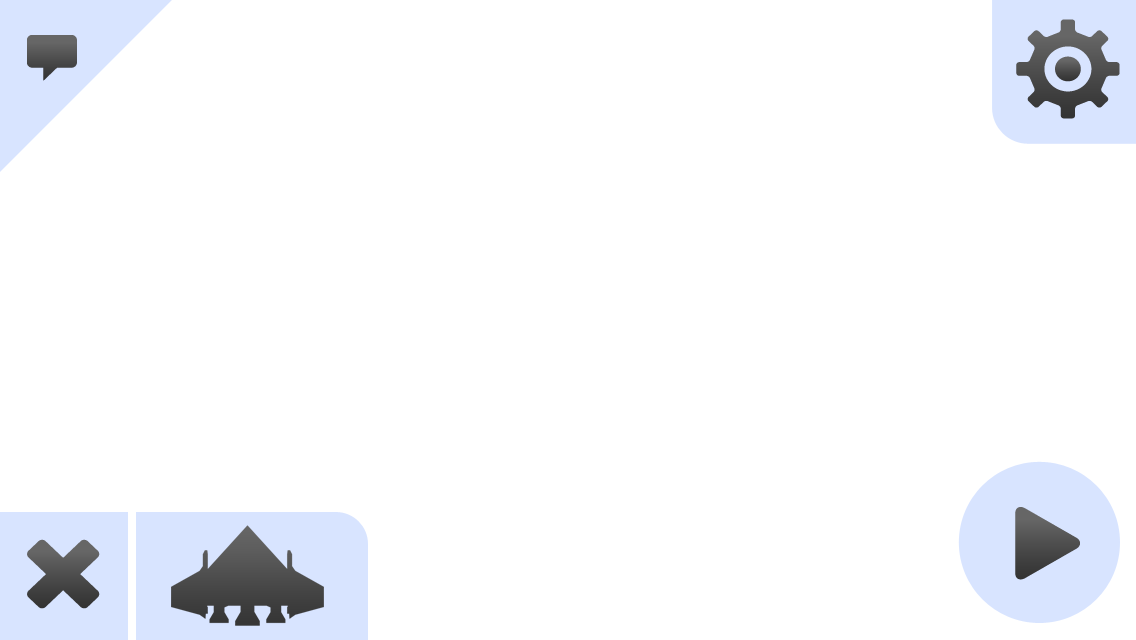
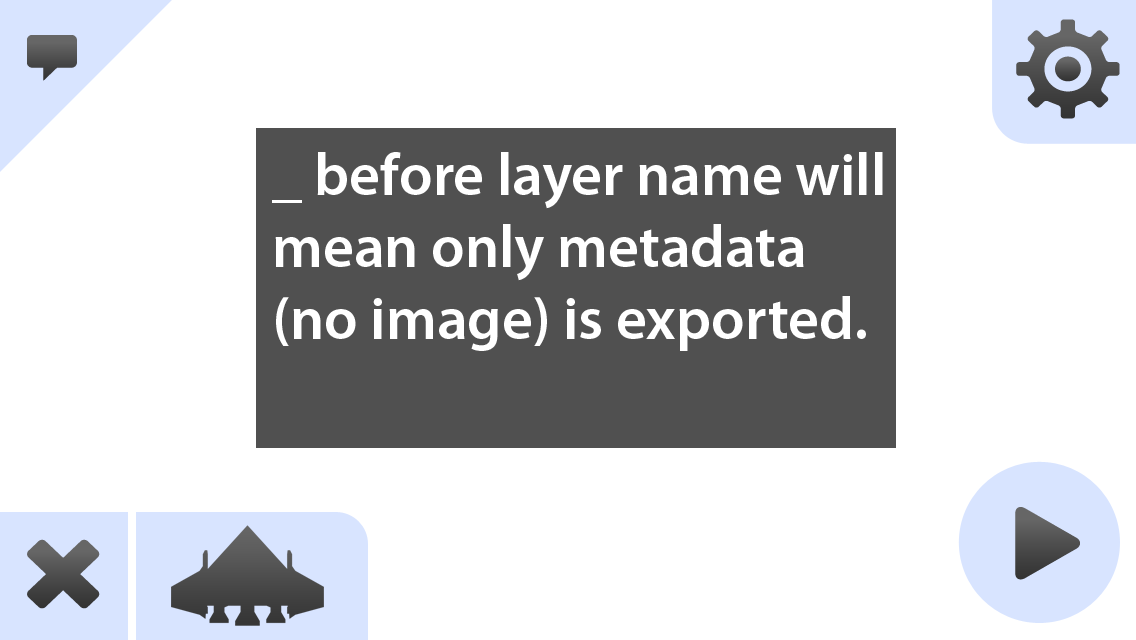
Two versions of the same layered image (1136 x 640). Layer-by-layer changes:
added group "_Underscore-Test" with 2 layers above "Hangar.0,1" over [256, 128, 896, 448]
added layer "_ before layer name will mean only metadata (no image) is expo" in group "_Underscore-Test" over [272, 152, 883, 351]
added layer "Shape 7" in group "_Underscore-Test" over [256, 128, 896, 448]
